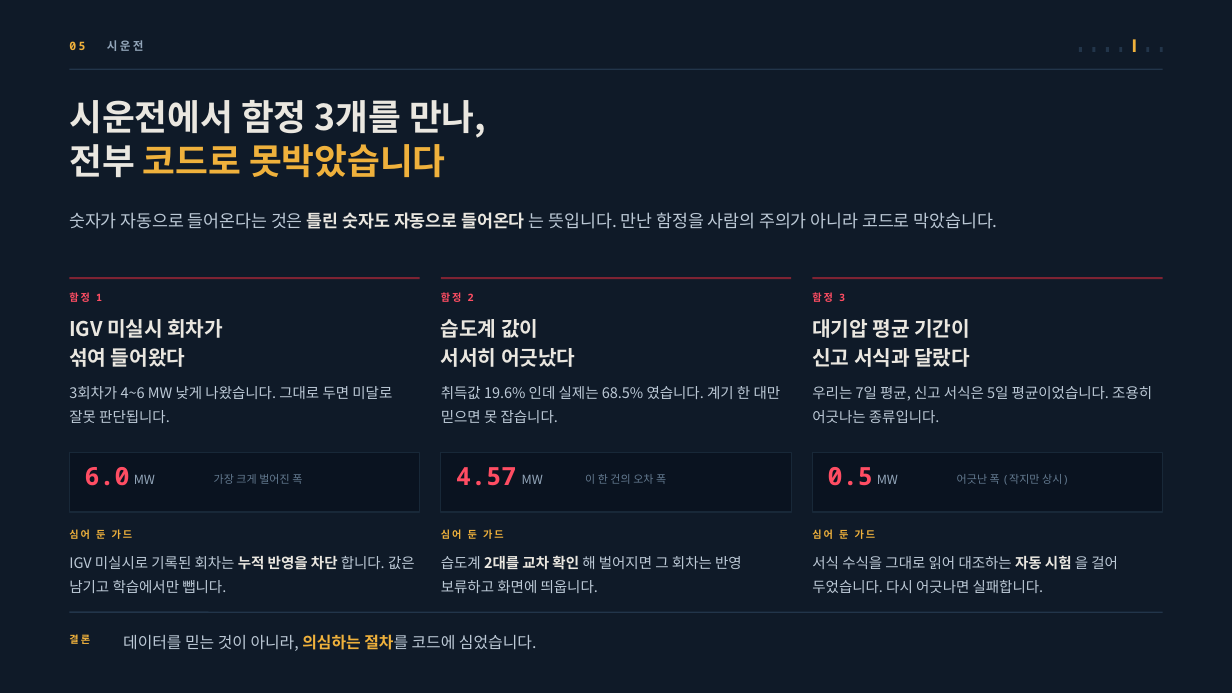
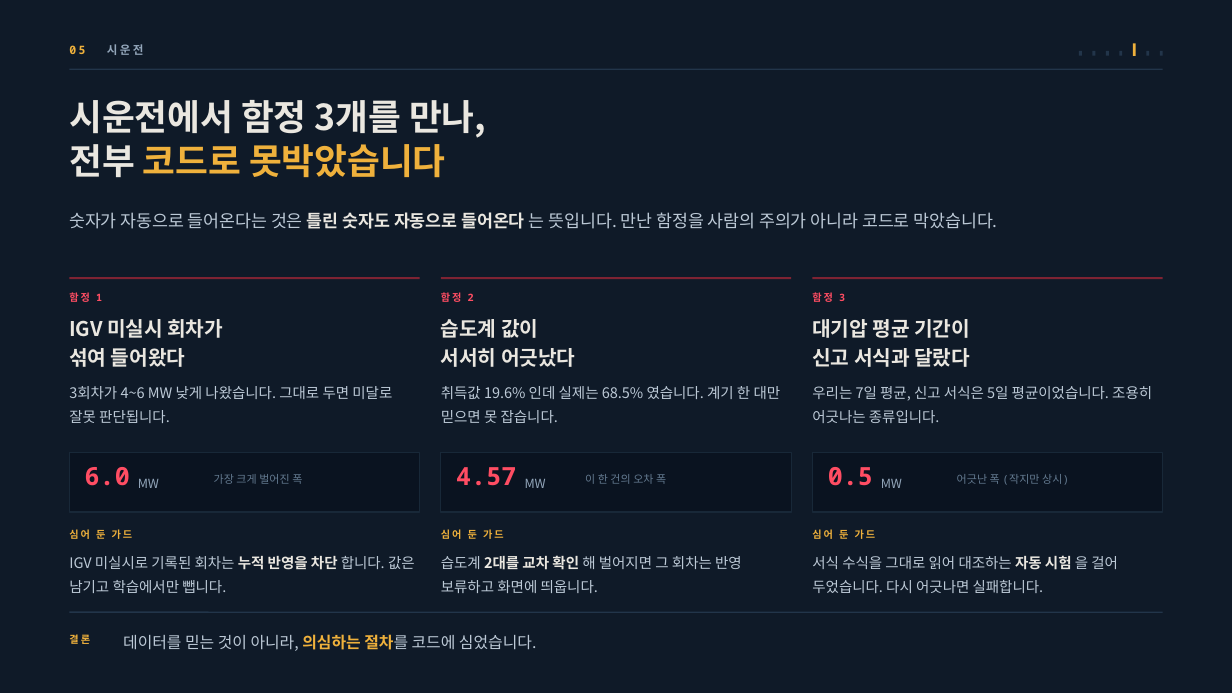
Before and after one commit to jooh-ai/Narae-AI, a slide deck: slide 12 of docs/ppt/위례_공급가능용량_최종발표.pptx. Drawn at 1232x693 pixels with LibreOffice and Linux fonts; fonts in the diff are those of the drawing. Boxes give left, top, right and bottom in pixels: in the first picture for what was removed or moved away, otherwise in the second. Text is boxed around its words. In the diff, an @@ line names an element or a change of style, - is before the commit and + after.

```diff
--- a/docs/ppt/위례_공급가능용량_최종발표.pptx
+++ b/docs/ppt/위례_공급가능용량_최종발표.pptx
@@ 6 rectangles, 1 text: place and size @@
-6 rectangles, 1 text at [69, 40, 1163, 52]
+6 rectangles, 1 text at [69, 44, 1163, 55]
@@ text "MW": place and size @@
-text "MW" at [134, 475, 155, 484]
+text "MW" at [138, 479, 159, 488]
@@ text "MW": place and size @@
-text "MW" at [522, 475, 543, 484]
+text "MW" at [525, 479, 546, 488]
@@ text "MW": place and size @@
-text "MW" at [877, 475, 898, 484]
+text "MW" at [881, 479, 902, 488]
```
Also in this commit, not shown: 14 other slides changed.
